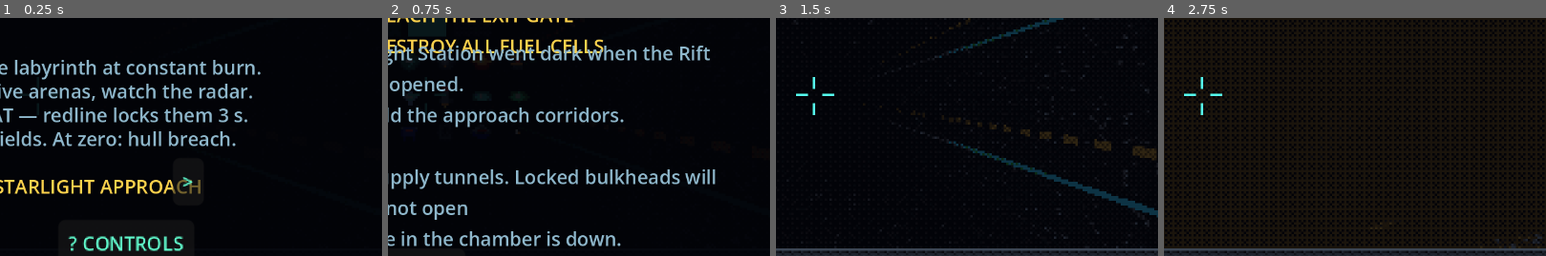
Above: before the commit, frames 1-4 (left to right).
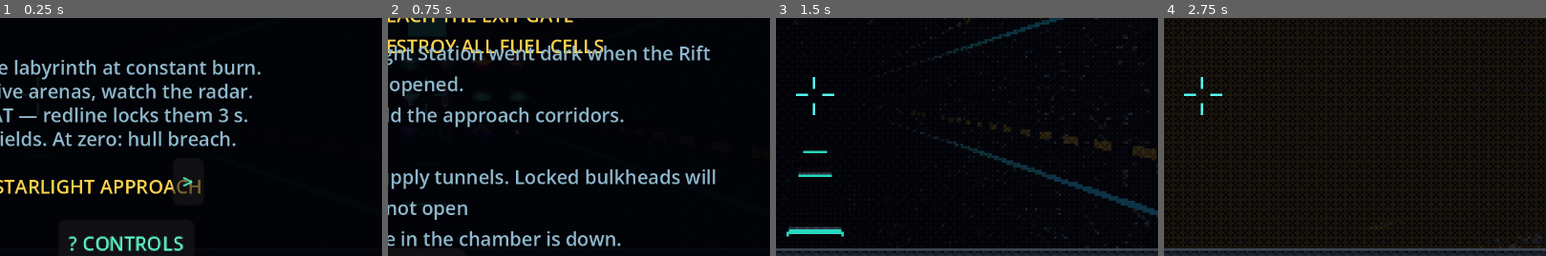
Above: after the commit, the same moments.

Repository: NCSTATEPACK16/VoidRunner
Game: Godot game, scene res://scenes/game.tscn
The game is run twice, just before and just after one commit, with the same random seed, the same clock (stepped at 60 frames per second) and the same inputs.
Inputs (mouse positions are % of the whole screen's width and height, from its top left):
- Up to frame 1 (0.25 s): no input
- Up to frame 2 (0.75 s): click "> START" at 0.5 s
- Up to frame 3 (1.5 s): click "> LAUNCH" at 1.25 s
- Up to frame 4 (2.75 s): tap Enter (pause_game) at 2 s; move the mouse to (55, 50) at 2.02 s; hold Up (steer_up) from 2.03 s (still down); hold W (boost) from 2.03 s (still down); click (55, 50) at 2.17 s
The pictures show only the part of the screen within x 45-95%, y 34-84%; the shares and areas given below are measured in that part.

The runs differ from the first frame. In frame 3, 0.7% of the frame differs, in the area x 2-18%, y 55-92%; in frame 4, nothing differs.

Commit message:
Animated accent floor strips (the 'one loud accent per scene' look)
A narrow glowing centreline down plain-tunnel floors: 6 palette-quantized
frames of a marching light band (theme accent color), tiled so the pulse flows
with the flight direction. One shared unshaded material animated by albedo
texture swap in WorldBuilder.animate() — zero shader-variant churn, WebGL-safe,
streams and frees with the chunks. Arenas and boss rooms keep their own
lighting language; strips are tunnel-only, matching the original's animated
accent floors against grey architecture.

Co-Authored-By: Claude Fable 5 <noreply@anthropic.com>

Diff:
--- a/scripts/texture_gen.gd
+++ b/scripts/texture_gen.gd
@@ -48,7 +48,44 @@
 		"wall": material(wall(t, seed_base)),
 		"floor": material(floor_tex(t, seed_base + 1)),
 		"ceil": material(ceil_tex(t, seed_base + 2)),
+		# V2.0 accent floor strip (the original's "one loud accent per scene" —
+		# its animated glowing floor). One shared unshaded material; WorldBuilder
+		# swaps albedo_texture through the frames (no shader variant churn).
+		"strip": strip_material(t),
+		"strip_frames": strip_frames(t),
 	}
+
+
+## V2.0: 6 frames of a marching light band — tiled along the tunnel they read as
+## energy flowing down the corridor centreline. Palette colors only.
+static func strip_frames(t: Dictionary, frame_count: int = 6) -> Array[ImageTexture]:
+	var frames: Array[ImageTexture] = []
+	for f in frame_count:
+		var img := _base(Palette.VOID_0)
+		# static rail edges
+		_vline(img, 1, t.dark)
+		_vline(img, SIZE - 2, t.dark)
+		# marching bright band + dimmer trail, wrapping per frame
+		var head := int(float(f) / frame_count * SIZE)
+		for row in 10:
+			var y := (head + row) % SIZE
+			var col: Color = t.accent if row < 4 else (t.mid if row < 7 else t.dark)
+			_hline(img, y, col)
+		# faint fixed tick marks so the strip stays readable between pulses
+		for y in range(0, SIZE, 16):
+			_rect(img, 3, y, SIZE - 6, 1, t.dark)
+		frames.append(ImageTexture.create_from_image(img))
+	return frames
+
+
+static func strip_material(t: Dictionary) -> StandardMaterial3D:
+	var m := StandardMaterial3D.new()
+	m.albedo_texture = strip_frames(t, 1)[0]
+	m.texture_filter = BaseMaterial3D.TEXTURE_FILTER_NEAREST
+	m.shading_mode = BaseMaterial3D.SHADING_MODE_UNSHADED
+	m.cull_mode = BaseMaterial3D.CULL_DISABLED
+	m.texture_repeat = true
+	return m
 
 
 static func material(tex: ImageTexture) -> StandardMaterial3D:
--- a/scripts/world_builder.gd
+++ b/scripts/world_builder.gd
@@ -12,7 +12,7 @@
 const MAX_ARENA_LIGHTS := 6
 
 var path: PathGen
-var mats: Dictionary            # {wall, floor, ceil} StandardMaterial3D
+var mats: Dictionary            # {wall, floor, ceil, strip, strip_frames} (TextureGen.theme_set)
 var accent_color := Color("55ffee")
 var accent2_color := Color("ff5533")
 
@@ -25,6 +25,8 @@
 var _portal: Node3D
 var _portal_ring: MeshInstance3D
 var _portal_pulse := 0.0
+var _strip_t := 0.0        # V2.0 accent floor: frame-swap clock
+var _strip_frame := 0
 var portal_position := Vector3.ZERO
 var portal_active := false
 
@@ -84,6 +86,14 @@
 
 
 func animate(delta: float) -> void:
+	# V2.0 accent floor: march the light band down the corridor — an albedo
+	# texture swap on ONE shared material, so no shader variants and WebGL-safe
+	if mats.has("strip_frames"):
+		_strip_t += delta
+		var fi := int(_strip_t / 0.12) % (mats.strip_frames as Array).size()
+		if fi != _strip_frame:
+			_strip_frame = fi
+			(mats.strip as StandardMaterial3D).albedo_texture = mats.strip_frames[fi]
 	if _portal and portal_active:
 		_portal_pulse += delta * 3.0
 		_portal_ring.rotate_object_local(Vector3(0, 0, 1), delta * 1.6)
@@ -170,6 +180,7 @@
 func _build_chunk(s: int, e: int) -> void:
 	var surfaces := {
 		"floor": SurfaceTool.new(), "ceil": SurfaceTool.new(), "wall": SurfaceTool.new(),
+		"strip": SurfaceTool.new(),
 	}
 	for key in surfaces:
 		surfaces[key].begin(Mesh.PRIMITIVE_TRIANGLES)
@@ -198,6 +209,16 @@
 			path.corner(r0, 1, -1), path.corner(r0, 1, 1),
 			path.corner(r1, 1, 1), path.corner(r1, 1, -1),
 			[Vector2(u0, 0), Vector2(u0, vw0), Vector2(u1, vw1), Vector2(u1, 0)])
+		# V2.0 accent floor strip: a narrow glowing centreline in plain tunnel only
+		# (arenas/boss rooms keep their own lighting language). UV.y runs along the
+		# tunnel so the marching band in the texture flows with the flight.
+		if r0.arena_id < 0 and r1.arena_id < 0:
+			var sw := 1.2
+			var f0: Vector3 = r0.p + r0.u * (-(r0.hh - r0.fo) + 0.08)
+			var f1: Vector3 = r1.p + r1.u * (-(r1.hh - r1.fo) + 0.08)
+			_quad(surfaces.strip, r0.u,
+				f0 - r0.r * sw, f0 + r0.r * sw, f1 + r1.r * sw, f1 - r1.r * sw,
+				[Vector2(0, u0), Vector2(1, u0), Vector2(1, u1), Vector2(0, u1)])
 	var chunk_node := Node3D.new()
 	for key in surfaces:
 		var mi := MeshInstance3D.new()
